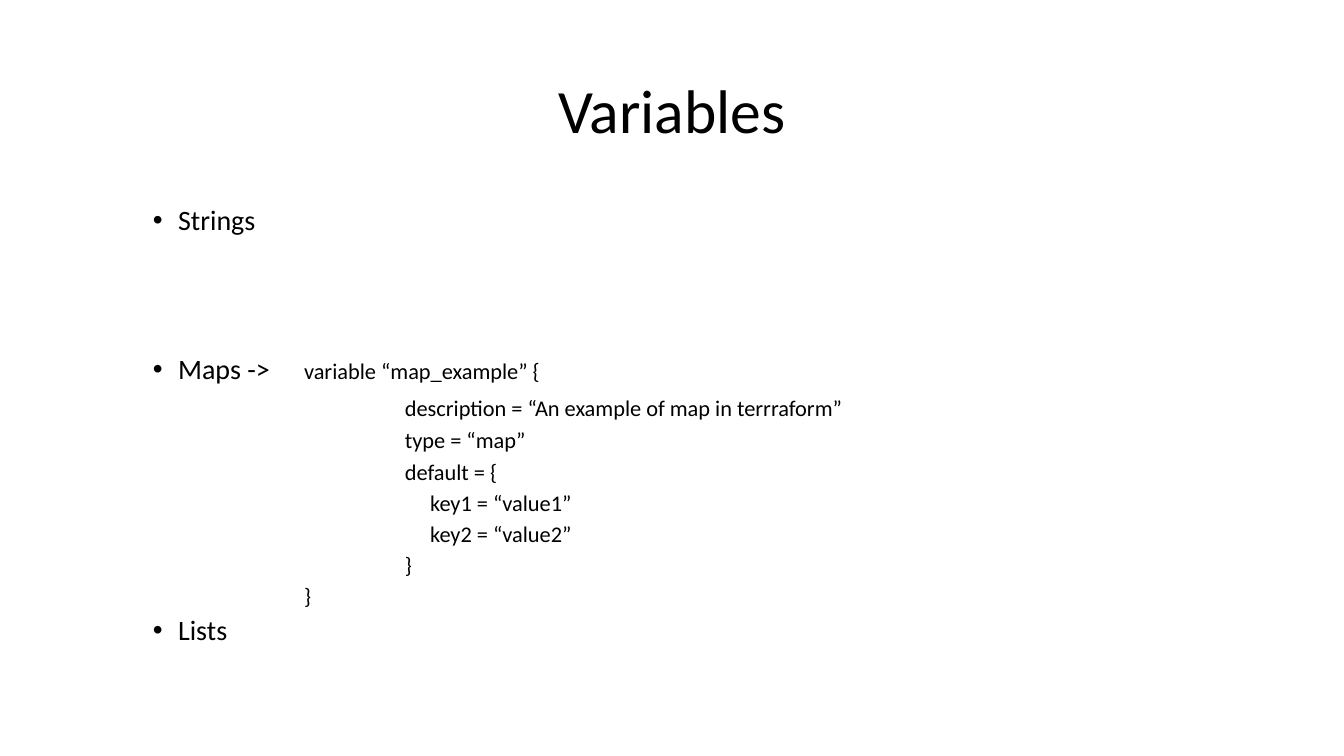
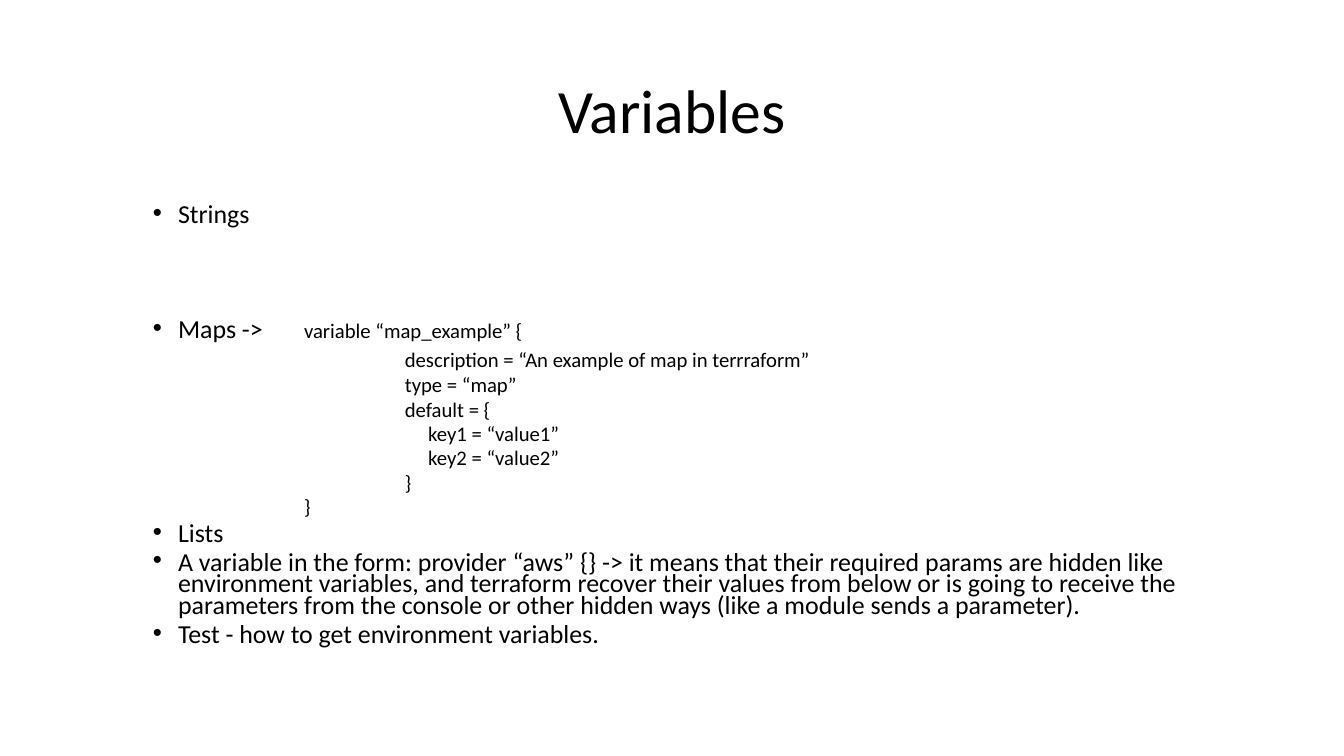
Before and after one commit to JlccX/terraform-training, a slide deck: slide 10 of Terraform.pptx (slide 8 before the commit). Drawn at 1344x756 pixels with LibreOffice and Linux fonts; fonts in the diff are those of the drawing. Boxes give left, top, right and bottom in pixels: in the first picture for what was removed or moved away, otherwise in the second. Text is boxed around its words. In the diff, an @@ line names an element or a change of style, - is before the commit and + after.

```diff
--- a/Terraform.pptx
+++ b/Terraform.pptx
@@ text at box(178, 205, 809, 543): size 20 to 18.5 pt in "Strings", "Maps ->", "Lists"; size 16 to 14.8 pt in "variable “map_example” {", "description = “An example of map in ...", "type = “map”", "default = {" and 4 more places; line spacing 0.9 to 0.7 @@
@@ text at box(178, 552, 1175, 648): paragraphs added @@
+  • A variable in the form: provider “aws” {} -> it means that their required params are hidden like environment variables, and terraform recover their values from below or is going to receive the parameters from the console or other hidden ways (like a module sends a parameter).
+  • Test - how to get environment variables.
```
Also in this commit, not shown: 3 other slides changed, 7 slides added, 54 other files.
